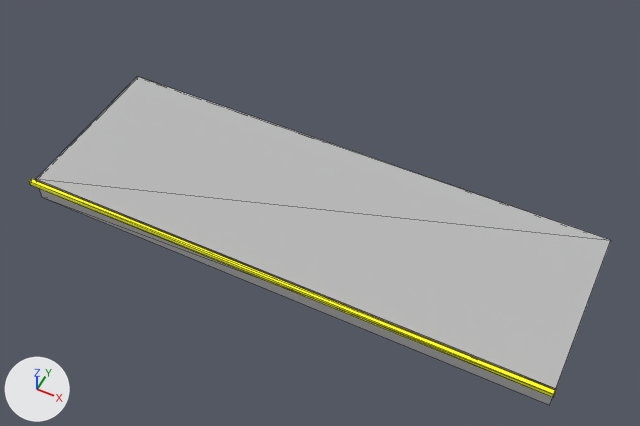
The OBJ model frontend/public/signs/Chữ chân nhôm xước có gờ.obj, before and after one commit.
Camera for both pictures: a camera (50 mm lens) standing at (1.191, -0.956, 1.497) and looking at (0.63, 0.166, 0.095). The lights are fixed; the arrows at lower left show +X, +Y and +Z. The first picture is the older version. Mesh edges are drawn as thin lines. Where no turn or scale is listed for an object, it has been applied to the vertices. Vertices at exactly the same position are counted once.

Names of what the first picture shows: 'chu_chan_nhom_xuoc_co_go'.
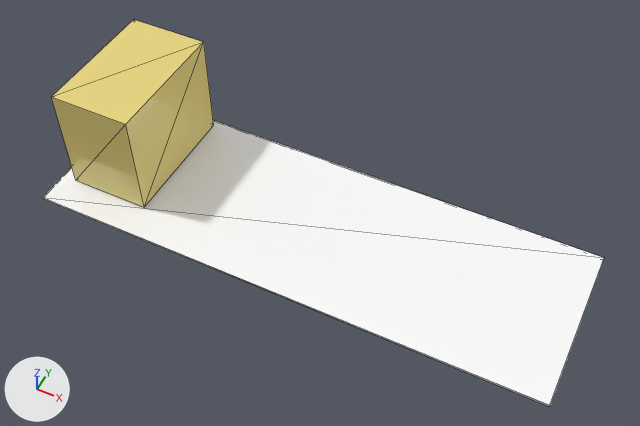
What changed in the scene script:
```text
Add mat_mat_d4af37:
    mat_mat_d4af37 = principled_material('Mat_d4af37')
    mat_mat_d4af37.base_color = (0.831, 0.686, 0.216)  # yellow #ebd880
    mat_mat_d4af37.roughness = 0.0
Change me_chu_chan_nhom_xuoc_co_go:
    used by ob_chu_chan_nhom_xuoc_co_go; location = (0.0, 0.0, 0.0)
    remove me_chu_chan_nhom_xuoc_co_go.from_pydata(...)  # 20 vertices, 34 faces; spans x 0.0..1.2, y -0.02..0.4, z 0.0..0.07
    remove me_chu_chan_nhom_xuoc_co_go.materials.append(mat_mat_ffff00)  # yellow #ffff00
    add me_chu_chan_nhom_xuoc_co_go.from_pydata(...)  # 16 vertices, 24 faces; spans x 0.0..1.2, y 0.0..0.4, z -0.005..0.259
    me_chu_chan_nhom_xuoc_co_go part 1
    10 vertices are removed from x 0.0..1.2, y -0.02..0.4, z 0.055..0.07
    22 faces are deleted
    4 vertices in x 0.0..1.2, y 0.0..0.4, z 0.06 move by (0.0, 0.0, -0.065)
    2 vertices move from x 0.0, y -0.01..0.0, z 0.055..0.06 to x 0.04, y 0.075, z 0.005..0.259
    6 vertices are added at (0.23, 0.075, 0.005), (0.23, 0.38, 0.005), (0.04, 0.38, 0.005), (0.23, 0.075, 0.259), (0.23, 0.38, 0.259), (0.04, 0.38, 0.259)
    12 new faces join them, mat_mat_d4af37 (yellow #ebd880)
    me_chu_chan_nhom_xuoc_co_go part 2: 12 faces spanning x 0.0..1.2, y 0.0..0.4, z -0.005..0.0 switch from mat_mat_808080 (grey #bcbcbc) to mat_mat_ffffff (white #ffffff)
    add me_chu_chan_nhom_xuoc_co_go.materials.append(mat_mat_d4af37)  # yellow #ebd880
```

Changed parts and their boxes [x1, y1, x2, y2] in the pictures (640 x 426 px):
'chu_chan_nhom_xuoc_co_go', reshaped (18% taller): before [29, 77, 611, 405]; after [42, 20, 604, 406]
part 1 of me_chu_chan_nhom_xuoc_co_go, built on: before [29, 179, 556, 397]; after [51, 20, 214, 207]
part 2 of me_chu_chan_nhom_xuoc_co_go, recoloured: before [36, 77, 611, 405]; after [42, 120, 604, 406]
